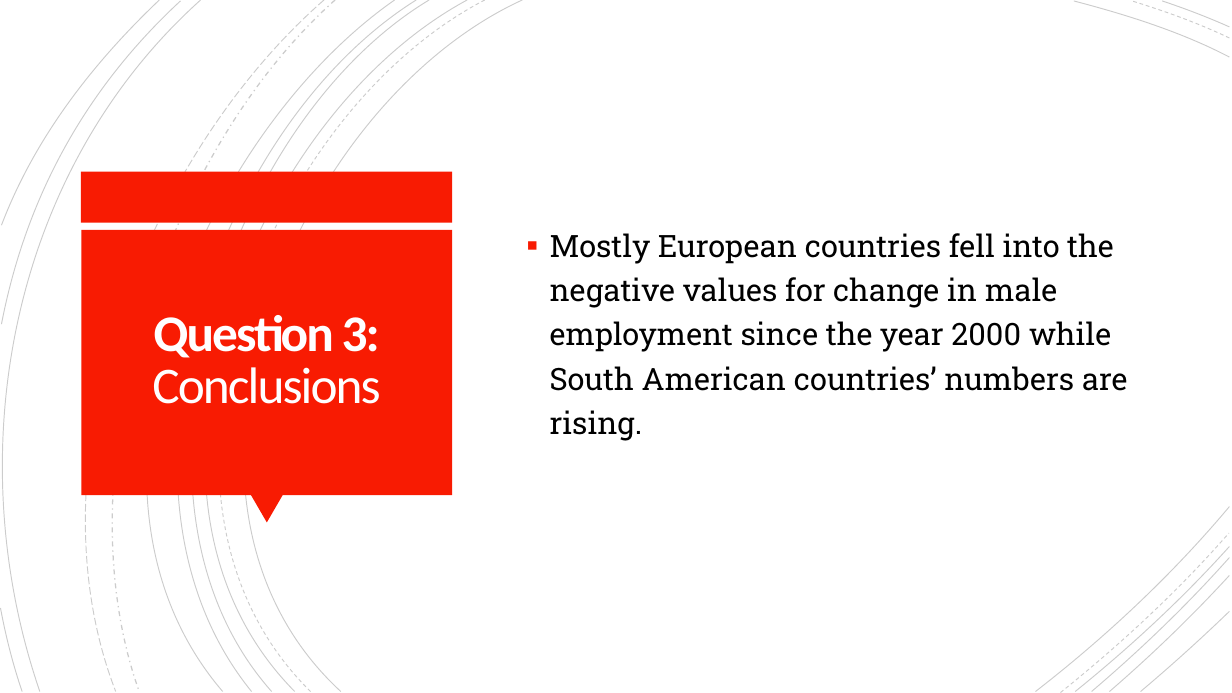
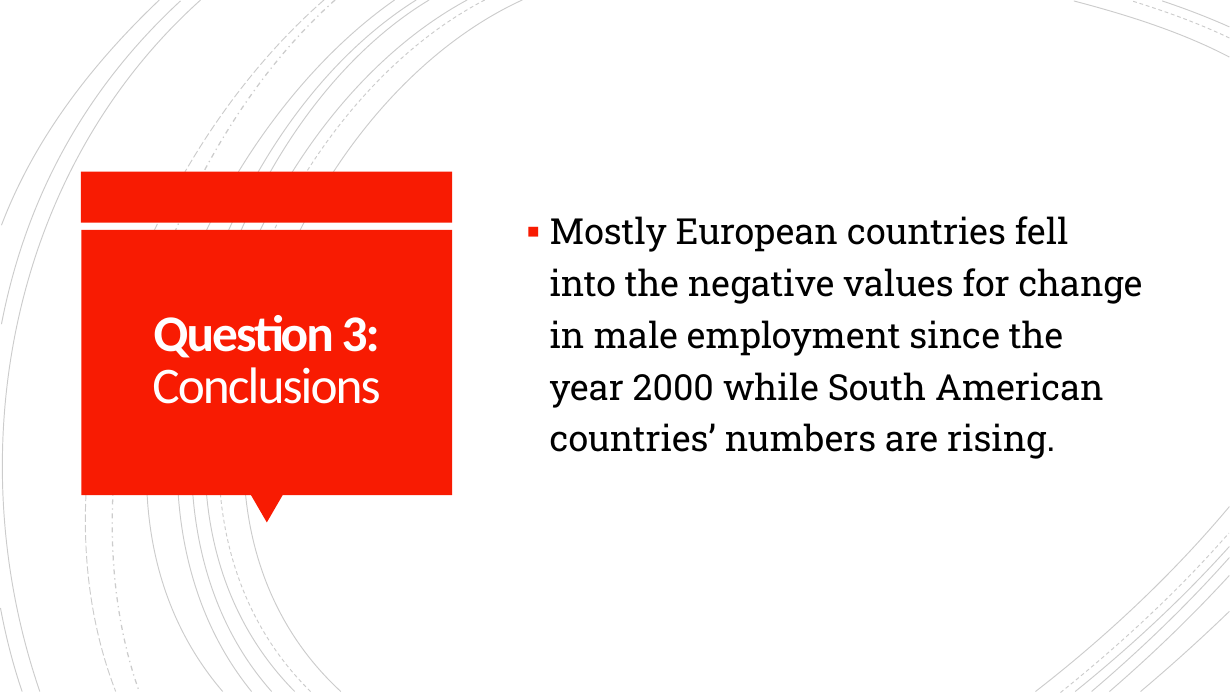
Before and after one commit to cordellsl/Project2, a slide deck: slide 11 of Project 2 Presentation.pptx (slide 10 before the commit). Drawn at 1232x693 pixels with LibreOffice and Linux fonts; fonts in the diff are those of the drawing. Boxes give left, top, right and bottom in pixels: in the first picture for what was removed or moved away, otherwise in the second. Text is boxed around its words. In the diff, an @@ line names an element or a change of style, - is before the commit and + after.

```diff
--- a/Project 2 Presentation.pptx
+++ b/Project 2 Presentation.pptx
@@ text "Mostly European countries fell into ..." at (550, 216, 1143, 459): size 24 to 28 pt @@
```
Also in this commit, not shown: 9 other slides changed, 2 slides added.
